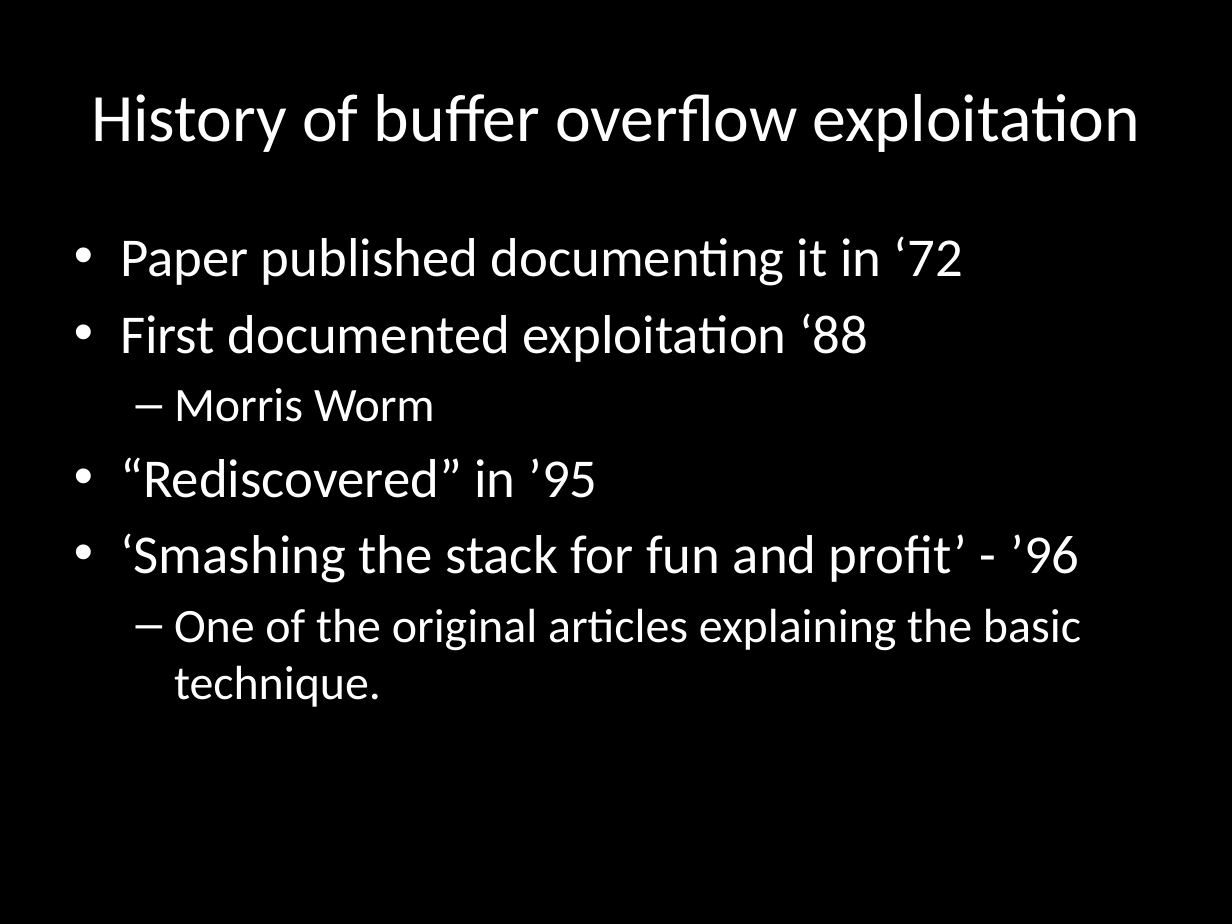
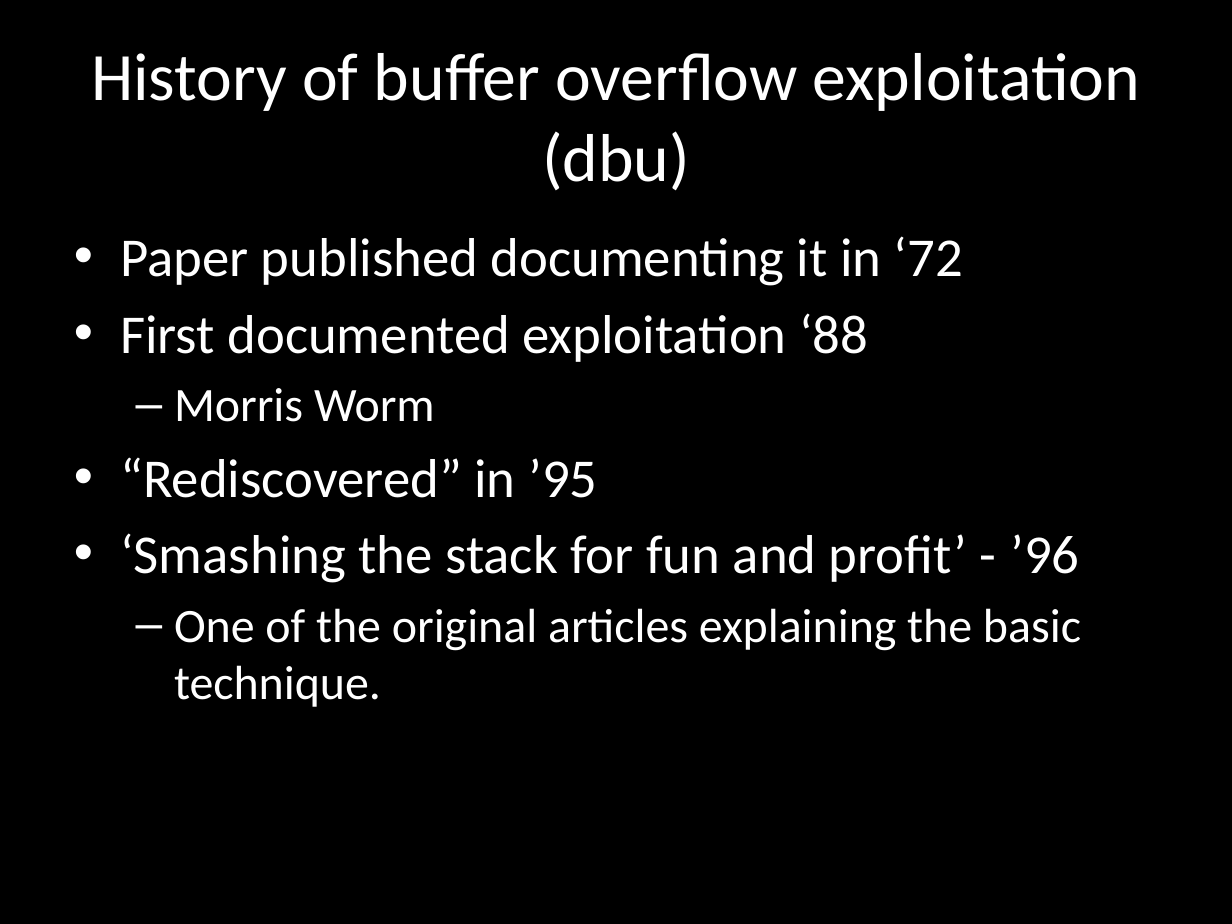
Before and after one commit to wuurrd/techzonepresentation, a slide deck: slide 6 of presentation.pptx (slide 5 before the commit). Drawn at 1232x924 pixels with LibreOffice and Linux fonts; fonts in the diff are those of the drawing. Boxes give left, top, right and bottom in pixels: in the first picture for what was removed or moved away, otherwise in the second. Text is boxed around its words. In the diff, an @@ line names an element or a change of style, - is before the commit and + after.

```diff
--- a/presentation.pptx
+++ b/presentation.pptx
@@ title at (x1=91, y1=53, x2=1140, y2=191): text changed @@
-History of buffer overflow exploitation
+History of buffer overflow exploitation (dbu)
```
Also in this commit, not shown: 9 other slides changed, 8 slides added, 18 slides removed.
